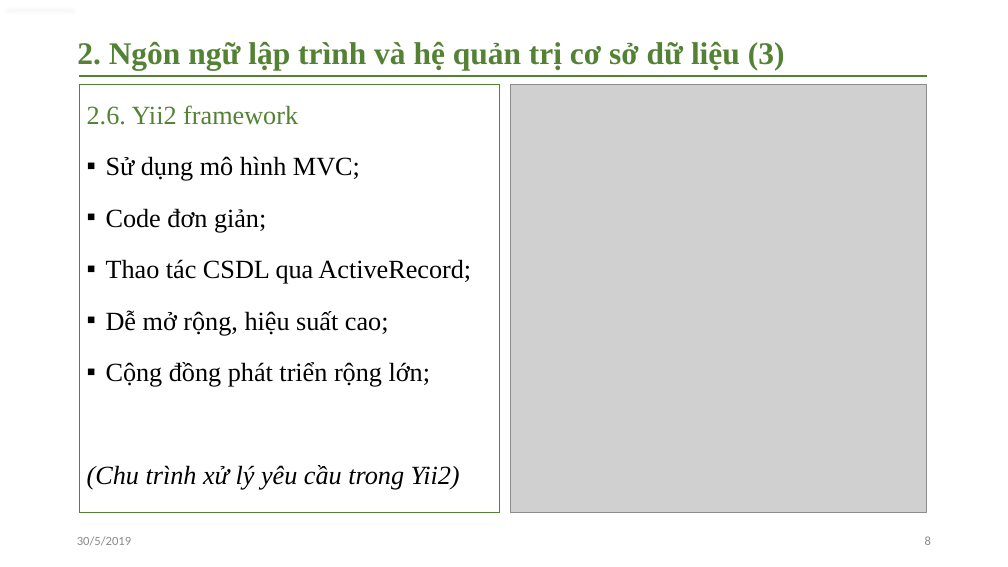
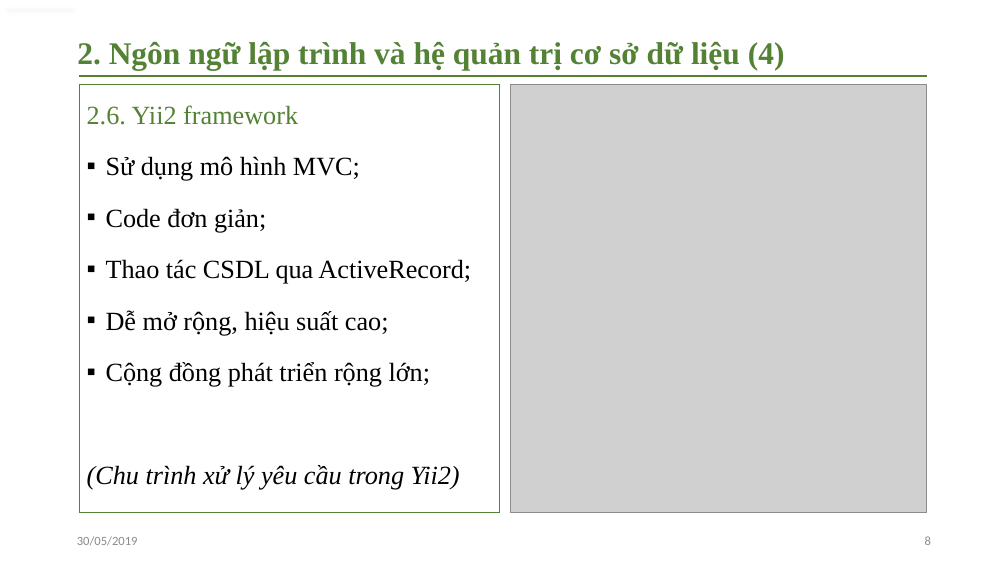
Before and after one commit to toandq88/toandq_doantotnghiep, a slide deck: slide 8 of baocao-ketqua/toandq-slide-baocao.pptx. Drawn at 1008x567 pixels with LibreOffice and Linux fonts; fonts in the diff are those of the drawing; grey boxes stand for pictures; background and template pictures are left out. Boxes give left, top, right and bottom in pixels: in the first picture for what was removed or moved away, otherwise in the second. Text is boxed around its words. In the diff, an @@ line names an element or a change of style, - is before the commit and + after.

```diff
--- a/baocao-ketqua/toandq-slide-baocao.pptx
+++ b/baocao-ketqua/toandq-slide-baocao.pptx
@@ title at bbox=[77, 41, 785, 71]: text changed @@
-2. Ngôn ngữ lập trình và hệ quản trị cơ sở dữ liệu (3)
+2. Ngôn ngữ lập trình và hệ quản trị cơ sở dữ liệu (4)
@@ text at bbox=[77, 536, 138, 546]: text changed @@
-30/5/2019
+30/05/2019
```
Also in this commit, not shown: 20 other slides changed.
